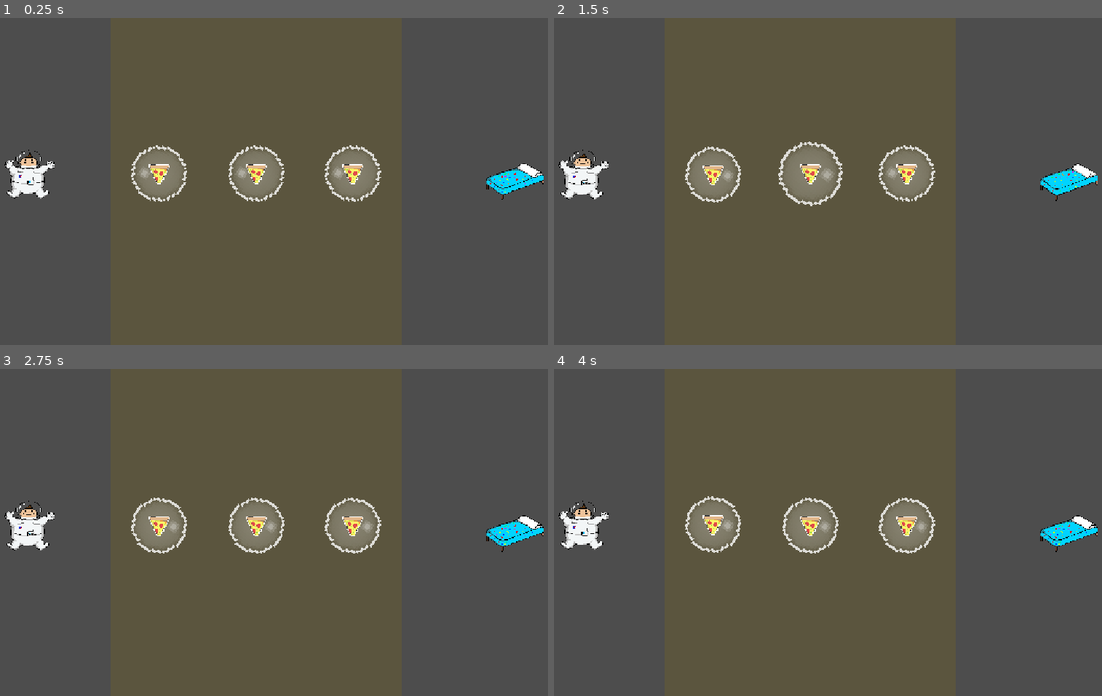
Above: before the commit, frames 1-4 (two rows, left to right).
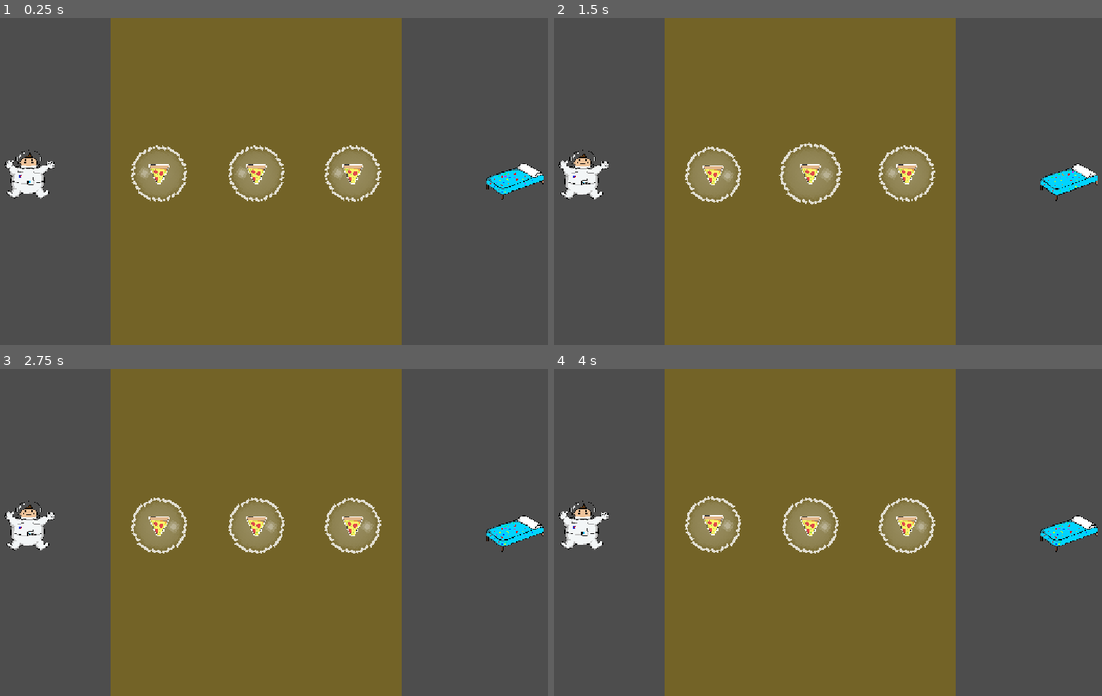
Above: after the commit, the same moments.

Repository: ivaivaiva1/desenhar_fofo
Game: Godot game, scene res://Levels/Candy/level18_candy.tscn
Two runs of this game, one before a commit and one after it. Both use one fixed random seed, a clock stepped at 60 frames per second and the inputs below. This scene is started directly instead of the project's main scene.
Inputs (mouse positions are in pixels of both pictures, inside the frame that each line leads up to):
- Up to frame 1 (0.25 s): no input
- Up to frame 2 (1.5 s): move the mouse to (712, 171) at 0.52 s; click (712, 171) at 0.67 s; tap Space (ui_accept) at 0.77 s; move the mouse to (811, 174) at 1.27 s; click (811, 174) at 1.42 s
- Up to frame 3 (2.75 s): tap Space (ui_accept) at 1.52 s; move the mouse to (350, 522) at 2.02 s; click (350, 522) at 2.17 s
- Up to frame 4 (4 s): move the mouse to (795, 597) at 2.77 s; click (795, 597) at 2.92 s; tap Space (ui_accept) at 3.02, 3.77 s; move the mouse to (1003, 581) at 3.52 s; click (1003, 581) at 3.67 s

The runs differ from the first frame. In frame 2, 0.4% of the frame differs, in the area x 40-53%, y 37-58%; in frame 3, less than 0.1%; in frame 4, less than 0.1%.

Commit message:
improve bubblegum

Diff:
--- a/Levels/Lobby/level01_lobby.tscn
+++ b/Levels/Lobby/level01_lobby.tscn
@@ -15,3 +15,13 @@
 position = Vector2(768, 192)
 current_world = 1
 level = 1
+
+[node name="Door_Level2" parent="." unique_id=1629707369 instance=ExtResource("3_tt1jv")]
+position = Vector2(210, 380)
+current_world = 1
+level = 2
+
+[node name="Door_Level3" parent="." unique_id=711182545 instance=ExtResource("3_tt1jv")]
+position = Vector2(670, 537)
+current_world = 1
+level = 3
--- a/Scenes/Entities/bubblegum.tscn
+++ b/Scenes/Entities/bubblegum.tscn
@@ -4,6 +4,7 @@
 [ext_resource type="Texture2D" uid="uid://bxlpt8usk1hg4" path="res://Sprites/Candy/bubble.png" id="1_jk14k"]
 [ext_resource type="Script" uid="uid://cbc24q2fpet5x" path="res://Scripts/Behaviours/floating.gd" id="2_mkth0"]
 [ext_resource type="Texture2D" uid="uid://qo6s787fj86d" path="res://Sprites/Candy/bubble_sheet.png" id="4_ihxas"]
+[ext_resource type="Texture2D" uid="uid://cknh6gnkm40po" path="res://Sprites/Candy/nadica.png" id="5_o4bwg"]
 
 [sub_resource type="CircleShape2D" id="CircleShape2D_1tq3v"]
 radius = 56.008926
@@ -50,6 +51,9 @@
 }, {
 "duration": 1.0,
 "texture": SubResource("AtlasTexture_xm27j")
+}, {
+"duration": 1.0,
+"texture": ExtResource("5_o4bwg")
 }],
 "loop": 0,
 "name": &"destroy",
@@ -77,7 +81,10 @@
 rotation = 0.57595867
 scale = Vector2(5, 5)
 sprite_frames = SubResource("SpriteFrames_m5rmg")
+animation = &"destroy"
 autoplay = "default"
+frame = 4
+frame_progress = 1.0
 
 [connection signal="area_entered" from="Area2D" to="." method="_on_area_2d_area_entered"]
 [connection signal="input_event" from="Area2D" to="." method="_on_area_2d_input_event"]
--- a/Scenes/Entities/draw_blocker.tscn
+++ b/Scenes/Entities/draw_blocker.tscn
@@ -6,7 +6,6 @@
 size = Vector2(0, 0)
 
 [node name="Draw_Blocker" type="ColorRect" unique_id=1494958407]
-modulate = Color(1, 1, 1, 0.39215687)
 z_index = -500
 offset_right = 30.0
 offset_bottom = 30.0
--- a/Scenes/GameCore/ui.tscn
+++ b/Scenes/GameCore/ui.tscn
@@ -20,7 +20,6 @@
 script = ExtResource("1_rtcy3")
 
 [node name="HomeIcon" type="Sprite2D" parent="." unique_id=1915542787]
-modulate = Color(1, 1, 1, 0.39215687)
 z_index = 4096
 material = SubResource("ShaderMaterial_3h21g")
 position = Vector2(44, 39)
@@ -128,6 +127,7 @@
 offset_bottom = -540.2804
 focus_mode = 0
 
+[connection signal="button_down" from="HomeIcon/HomeButton" to="." method="_on_home_button_button_down"]
 [connection signal="button_down" from="Drawning/PlayIcon/PlayButton" to="." method="_on_play_button_button_down"]
 [connection signal="button_down" from="Drawning/TrashIcon/TrashButton" to="." method="_on_trash_button_button_down"]
 [connection signal="button_down" from="Rolling/PauseIcon/PauseButton" to="." method="_on_pause_button_button_down"]
--- a/Scripts/Entities/bubblegum.gd
+++ b/Scripts/Entities/bubblegum.gd
@@ -123,6 +123,7 @@
 
 func change_direction():
 	#if CurrentLevel.level_manager.current_state == CurrentLevel.level_manager.GAME_STATE.ROLLING: return
+	do_pump()
 	if is_horizontal:
 		if is_right:
 			is_right = false
@@ -152,7 +153,7 @@
 
 func _on_area_2d_mouse_entered() -> void:
 	print("mouse entered")
-	do_pump()
+	#do_pump()
 
 
 var pump_tween: Tween
@@ -166,20 +167,20 @@
 	pump_tween.parallel().tween_property(
 		sprite,
 		"scale:x",
-		sprite_scale.x * 1.3,
-		0.2
+		sprite_scale.x * 1.2,
+		0.15
 	)
 
 	pump_tween.parallel().tween_property(
 		sprite,
 		"scale:y",
-		sprite_scale.y * 1.3,
-		0.2
+		sprite_scale.y * 1.2,
+		0.15
 	)
 
 	pump_tween.tween_property(
 		sprite,
 		"scale",
 		sprite_scale,
-		0.12
+		0.3
 	).set_trans(Tween.TRANS_BACK).set_ease(Tween.EASE_OUT)
--- a/Scripts/GameCore/ui.gd
+++ b/Scripts/GameCore/ui.gd
@@ -25,3 +25,8 @@
 
 func _on_trash_button_button_down() -> void:
 	level_manager.clear_lines.emit()
+
+
+func _on_home_button_button_down() -> void:
+	level_manager.pass_level(false)
+	level_manager.load_level.do_load_level(1, CurrentLevel.WORLDS.LOBBY)
Binary file added: Sprites/Candy/nadica.png
Not shown, added: Sprites/Candy/nadica.png.import
